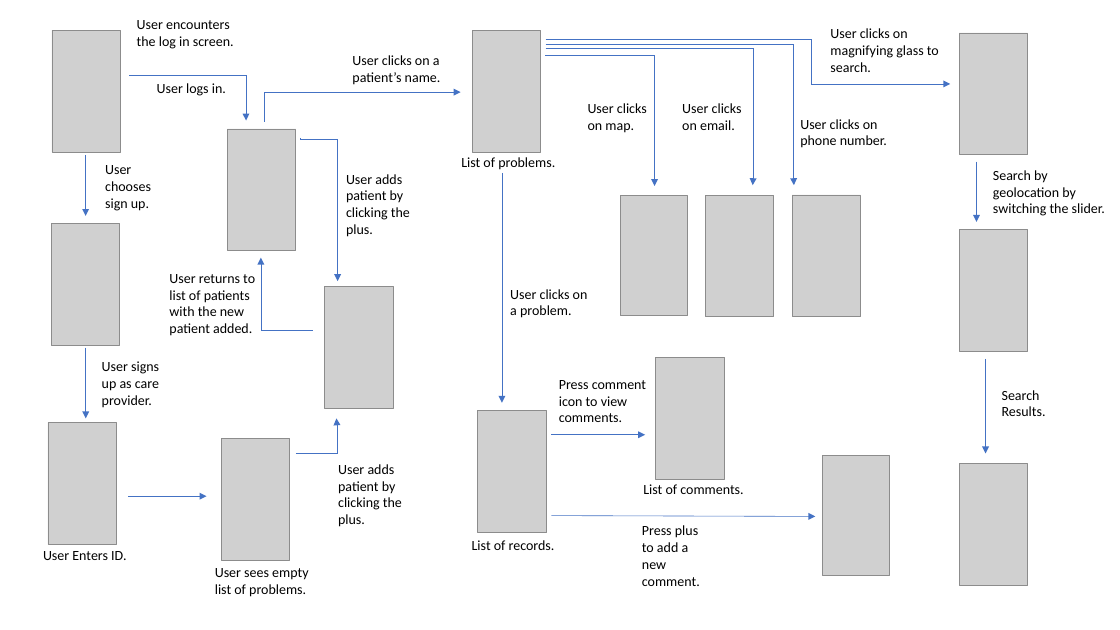
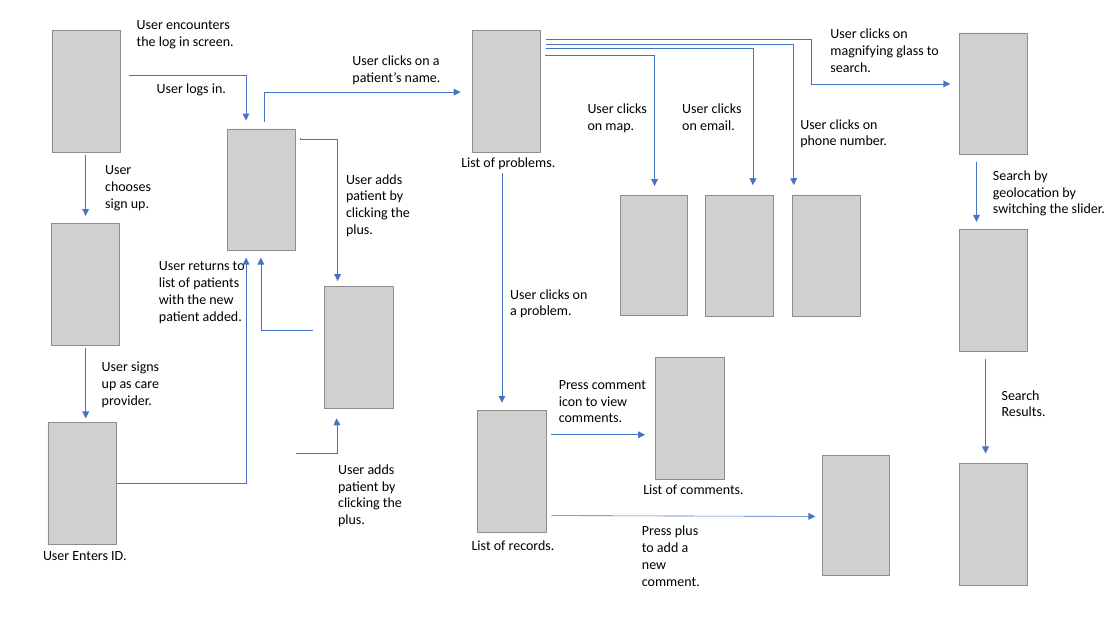
Before and after one commit to CMPUT301F18T14/PicMyMed, a slide deck: slide 2 of UI_flow.pptx. Drawn at 1120x630 pixels with LibreOffice and Linux fonts; fonts in the diff are those of the drawing; grey boxes stand for pictures; background and template pictures are left out. Boxes give left, top, right and bottom in pixels: in the first picture for what was removed or moved away, otherwise in the second. Text is boxed around its words. In the diff, an @@ line names an element or a change of style, - is before the commit and + after.

```diff
--- a/UI_flow.pptx
+++ b/UI_flow.pptx
@@ elbow arrow added from (117, 484) to (246, 258), #4472C4 0.5 pt @@
@@ text "User returns to list of ...": place and size @@
-text "User returns to list of ..." at [169,274,255,336]
+text "User returns to list of ..." at [159,260,245,324]
@@ picture removed at [221,439,290,560] @@
@@ arrow removed from (129, 497) to (207, 497) @@
@@ text removed at [215,568,308,597] @@
-User sees empty list of problems.
```
Also in this commit, not shown: 1 other file.
